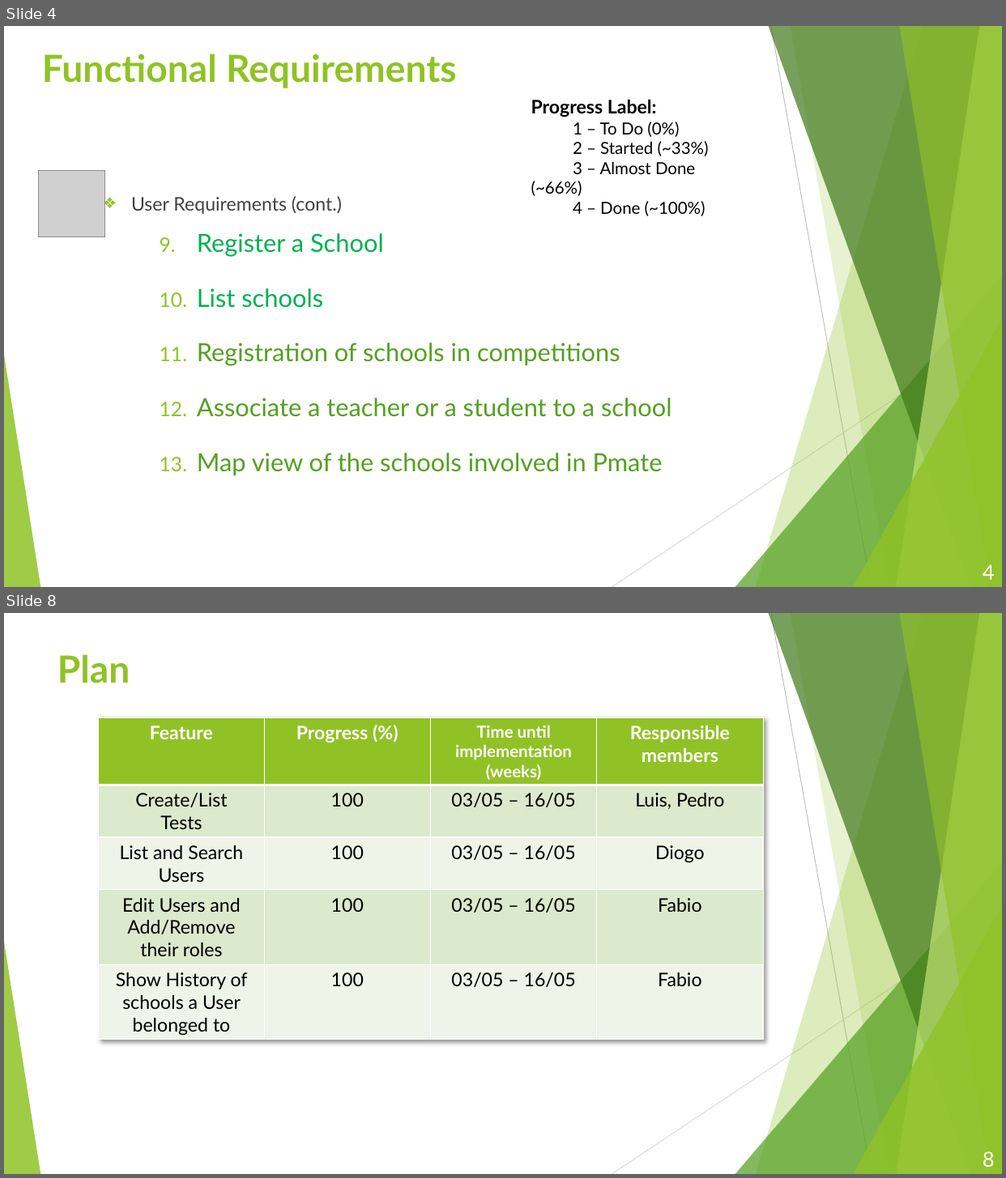
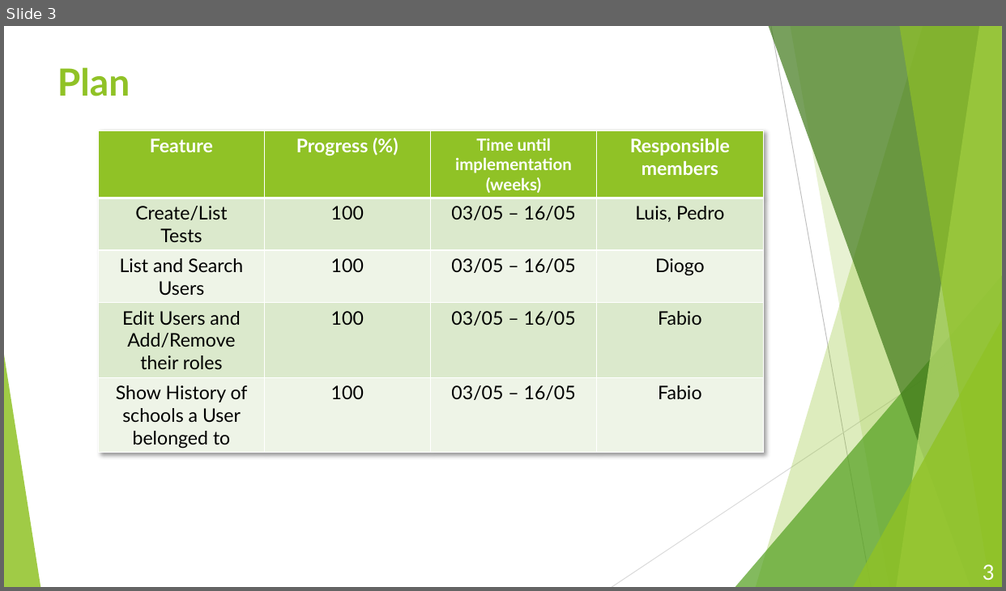
Before and after one commit to Mariainesrocha/Projeto_Informatica, a slide deck: Docs/PowerPoints/PMATE-Transition(Final).pptx. Shown one above the other, each under a label of ours: slides 4 and 8 before the commit, slide 3 after it; the slides between them are not shown. The pictures are 1006x1178 and 1006x591 pixels, drawn with LibreOffice and Linux fonts; fonts in the diff are those of the drawing; grey boxes stand for pictures; background and template pictures are left out. Boxes give left, top, right and bottom in pixels: in the first picture for what was removed or moved away, otherwise in the second. Text is boxed around its words. In the diff, an @@ line names an element or a change of style, - is before the commit and + after.

```diff
--- a/Docs/PowerPoints/PMATE-Transition(Final).pptx
+++ b/Docs/PowerPoints/PMATE-Transition(Final).pptx
@@ slide 4 removed at bbox=[4, 26, 1002, 587], background #FFFFFF; not listed: 10 template elements that a slide beside it also shows @@
@@ title removed at bbox=[42, 54, 457, 88] @@
-Functional Requirements
@@ text removed at bbox=[531, 99, 709, 216] @@
-Progress Label:
-1 – To Do (0%)
-2 – Started (~33%)
-3 – Almost Done (~66%)
-4 – Done (~100%)
@@ picture removed at bbox=[39, 170, 105, 237] @@
@@ text removed at bbox=[131, 196, 671, 476] @@
-❖ User Requirements (cont.)
-9. Register a School
-10. List schools
-11. Registration of schools in competitions
-12. Associate a teacher or a student to a school
-13. Map view of the schools involved in Pmate
@@ page number removed at bbox=[982, 565, 995, 580] @@
-4
@@ what was slide 8 is now slide 3 @@
@@ page number at bbox=[982, 565, 995, 580]: text changed @@
-8
+3
```
Also in this commit, not shown: 2 slides changed, 2 slides added, 4 other slides removed.
